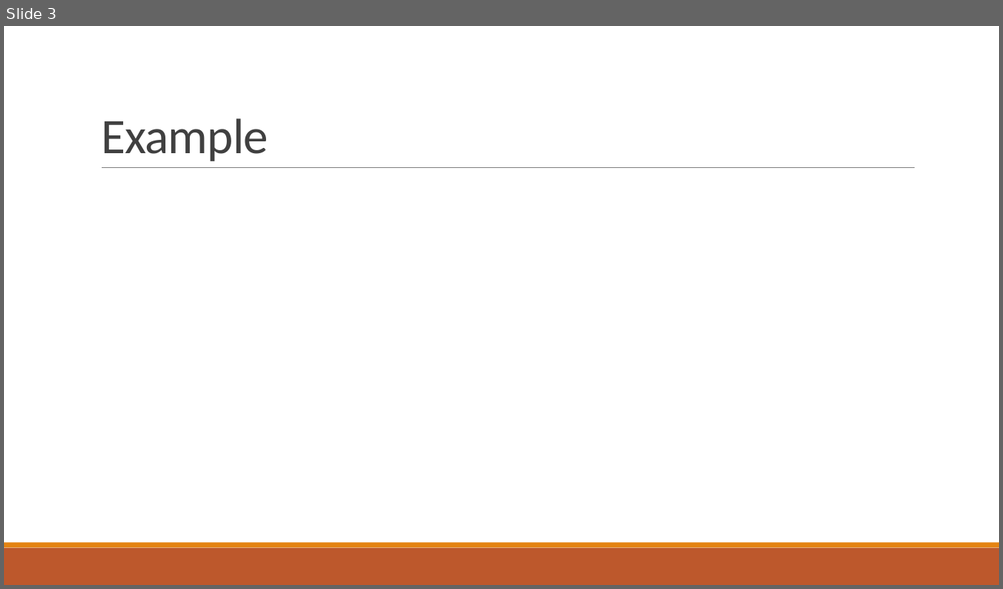
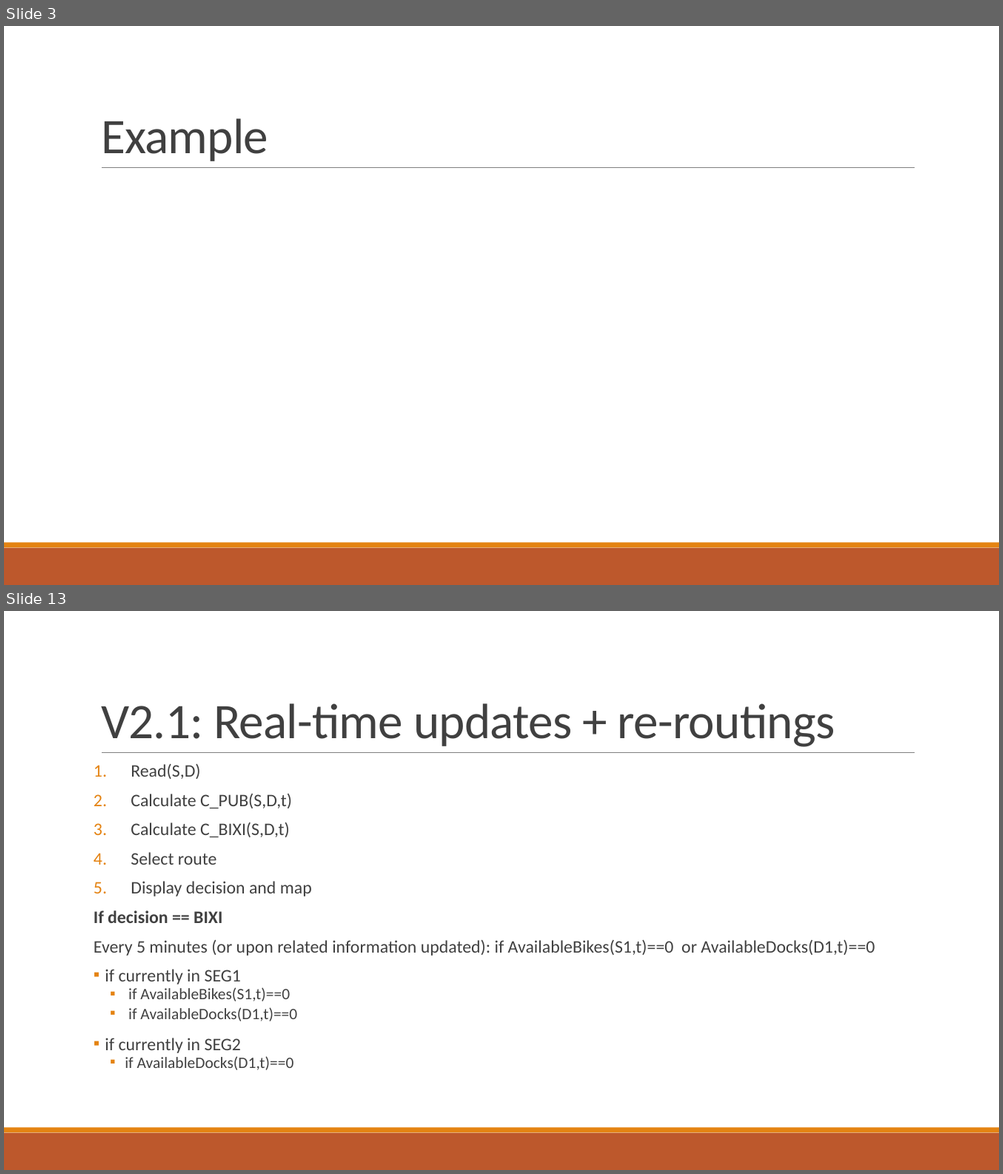
Before and after one commit to nqdao/PHAST, a slide deck: SAVI - Design Camp 2015.pptx. Shown one above the other, each under a label of ours: slide 3 before the commit, slides 3 and 13 after it; the slides between them are not shown. The pictures are 1003x589 and 1003x1174 pixels, drawn with LibreOffice and Linux fonts; fonts in the diff are those of the drawing. Boxes give left, top, right and bottom in pixels: in the first picture for what was removed or moved away, otherwise in the second. Text is boxed around its words. In the diff, an @@ line names an element or a change of style, - is before the commit and + after.

```diff
--- a/SAVI - Design Camp 2015.pptx
+++ b/SAVI - Design Camp 2015.pptx
@@ slide 13 added at (4,611,999,1170), background #FFFFFF; not listed: 3 template elements that a slide beside it also shows @@
@@ title added at (101,703,835,747), 48 pt, text #404040 @@
+V2.1: Real-time updates + re-routings
@@ text added at (94,764,874,1071), 17 pt, text #404040 @@
+1. Read(S,D)
+2. Calculate C_PUB(S,D,t)
+3. Calculate C_BIXI(S,D,t)
+4. Select route
+5. Display decision and map
+If decision == BIXI
+Every 5 minutes (or upon related information updated): if AvailableBikes(S1,t)==0 or AvailableDocks(D1,t)==0
+▪ if currently in SEG1
+  ▪ if AvailableBikes(S1,t)==0
+  ▪ if AvailableDocks(D1,t)==0
+▪ if currently in SEG2
+  ▪ if AvailableDocks(D1,t)==0
```
Also in this commit, not shown: 2 slides changed, 6 other slides added, 1 slide removed.
